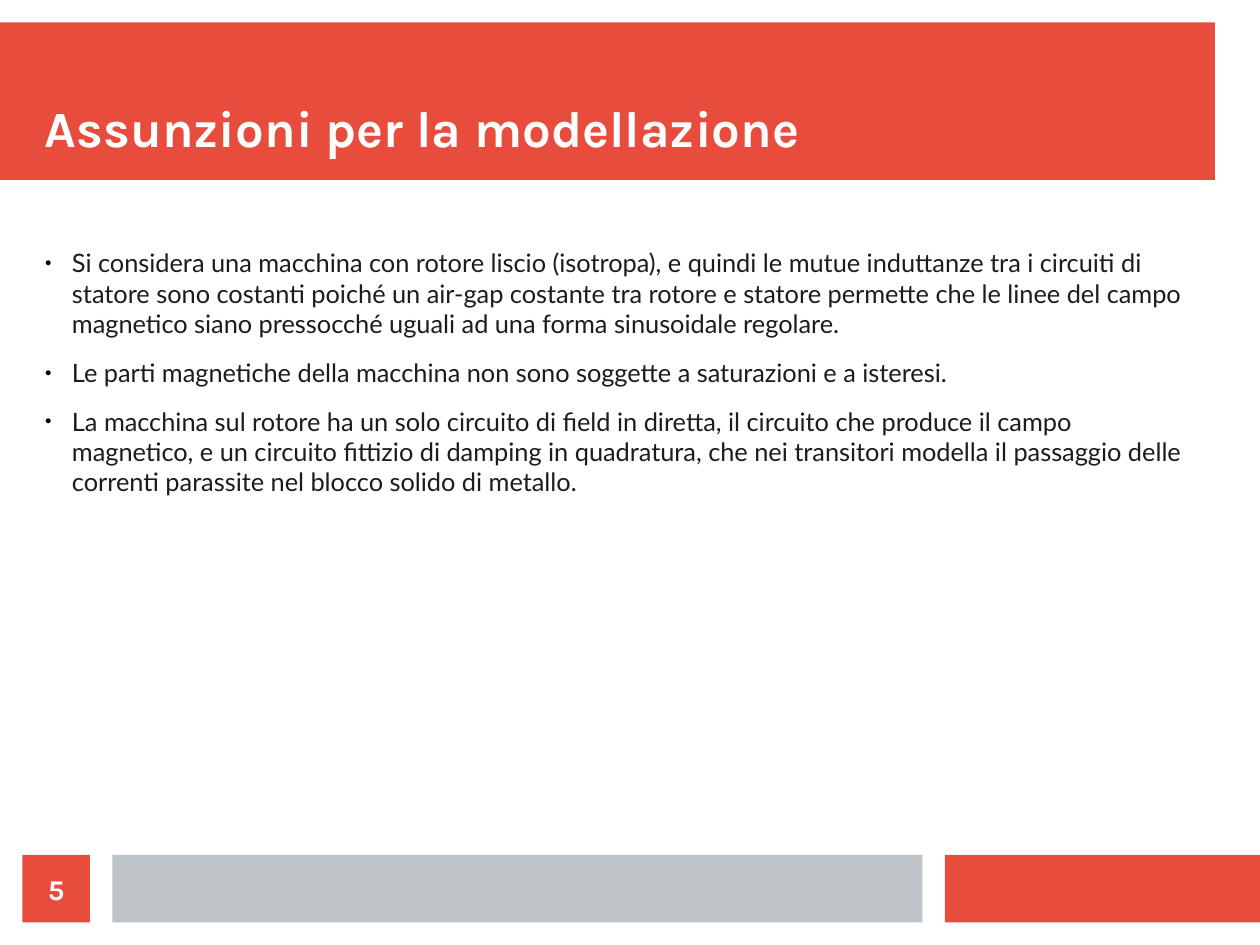
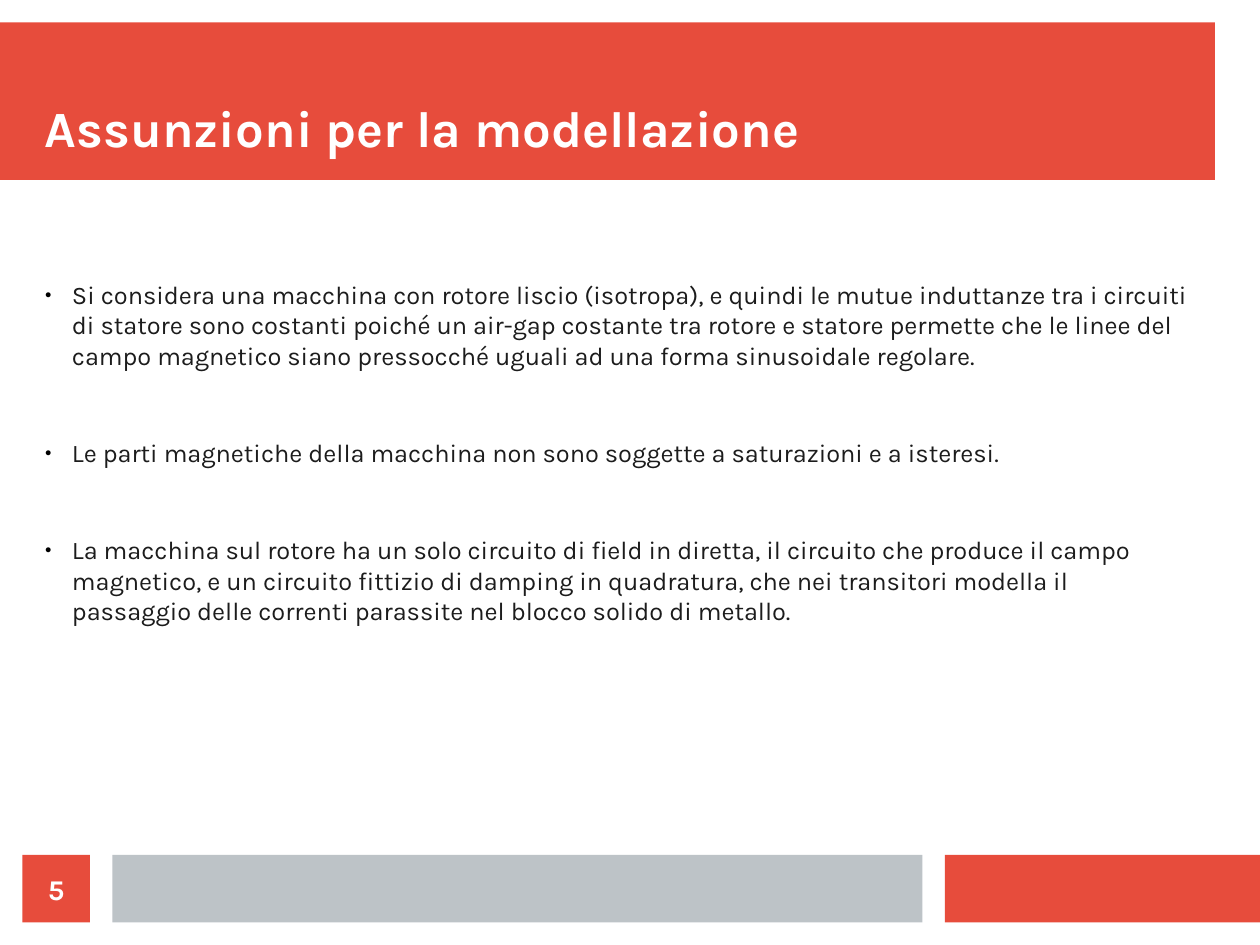
Before and after one commit to LeonardoSalustri/Tesi, a slide deck: slide 5 of Formule_presentazione/Presentazione.odp. Drawn at 1260x945 pixels with LibreOffice and Linux fonts; fonts in the diff are those of the drawing. Boxes give left, top, right and bottom in pixels: in the first picture for what was removed or moved away, otherwise in the second. Text is boxed around its words. In the diff, an @@ line names an element or a change of style, - is before the commit and + after.

```diff
--- a/Formule_presentazione/Presentazione.odp
+++ b/Formule_presentazione/Presentazione.odp
@@ text "Si considera una macchina con ...": place and size @@
-text "Si considera una macchina con ..." at <box>72,252,1181,496</box>
+text "Si considera una macchina con ..." at <box>72,285,1187,627</box>
@@ text "Si considera una macchina con ..." at <box>72,285,1187,627</box>: font Lato to Karla @@
```
Also in this commit, not shown: 3 other slides changed, 29 slides added, 50 other files.
